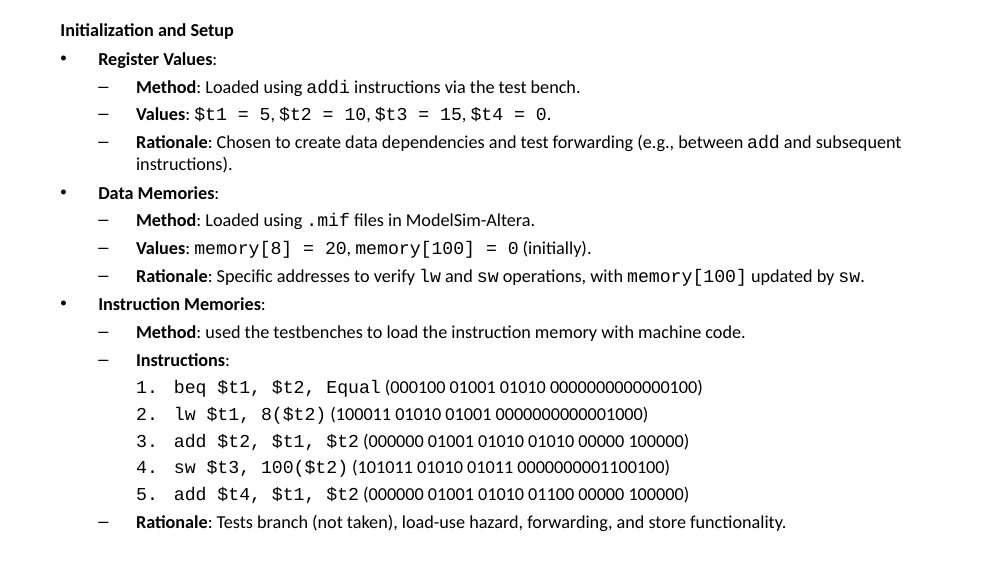
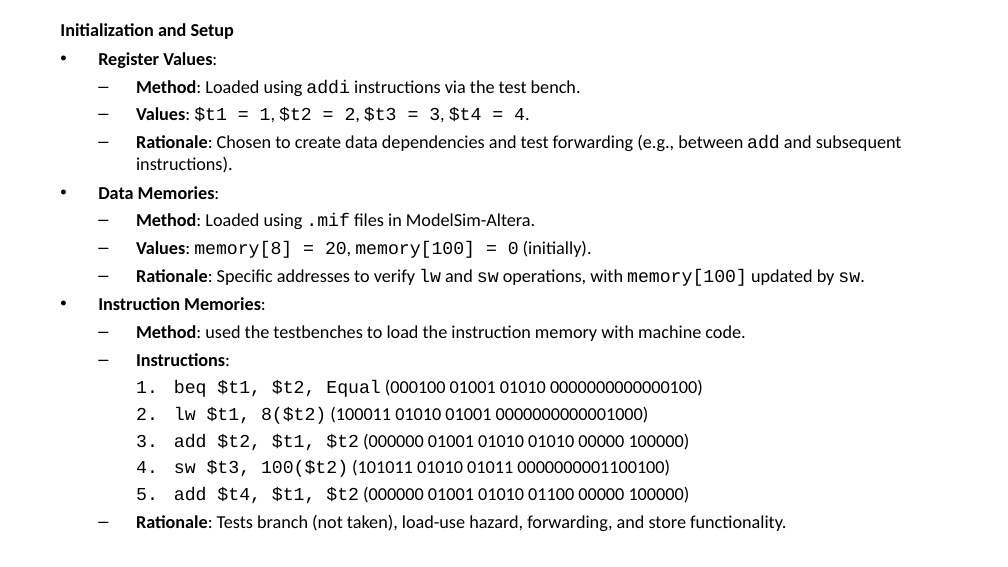
Before and after one commit to Mat-Collins/ECE_4120, a slide deck: slide 3 of Presentation/MIPS Processor Project Presentation.pptx. Drawn at 1008x567 pixels with LibreOffice and Linux fonts; fonts in the diff are those of the drawing. Boxes give left, top, right and bottom in pixels: in the first picture for what was removed or moved away, otherwise in the second. Text is boxed around its words. In the diff, an @@ line names an element or a change of style, - is before the commit and + after.

```diff
--- a/Presentation/MIPS Processor Project Presentation.pptx
+++ b/Presentation/MIPS Processor Project Presentation.pptx
@@ text at (136, 107, 529, 122): text changed @@
-  – Values: $t1 = 5, $t2 = 10, $t3 = 15, $t4 = 0.
+  – Values: $t1 = 1, $t2 = 2, $t3 = 3, $t4 = 4.
```
Also in this commit, not shown: 1 other slide changed.
